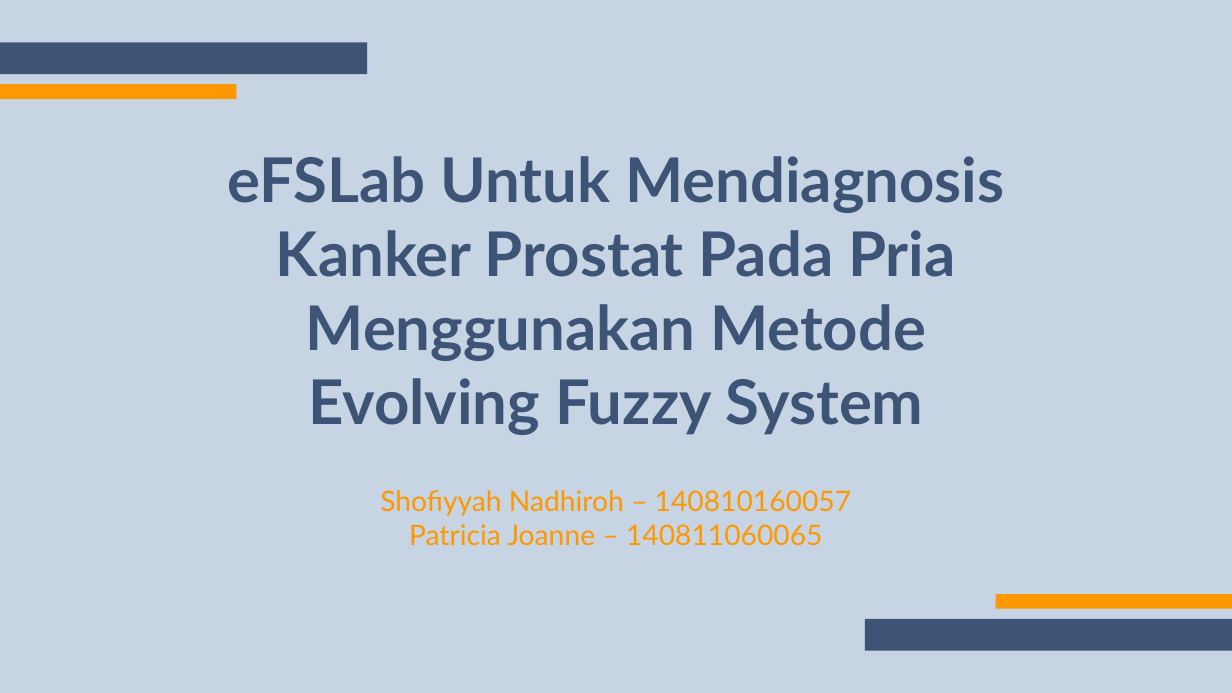
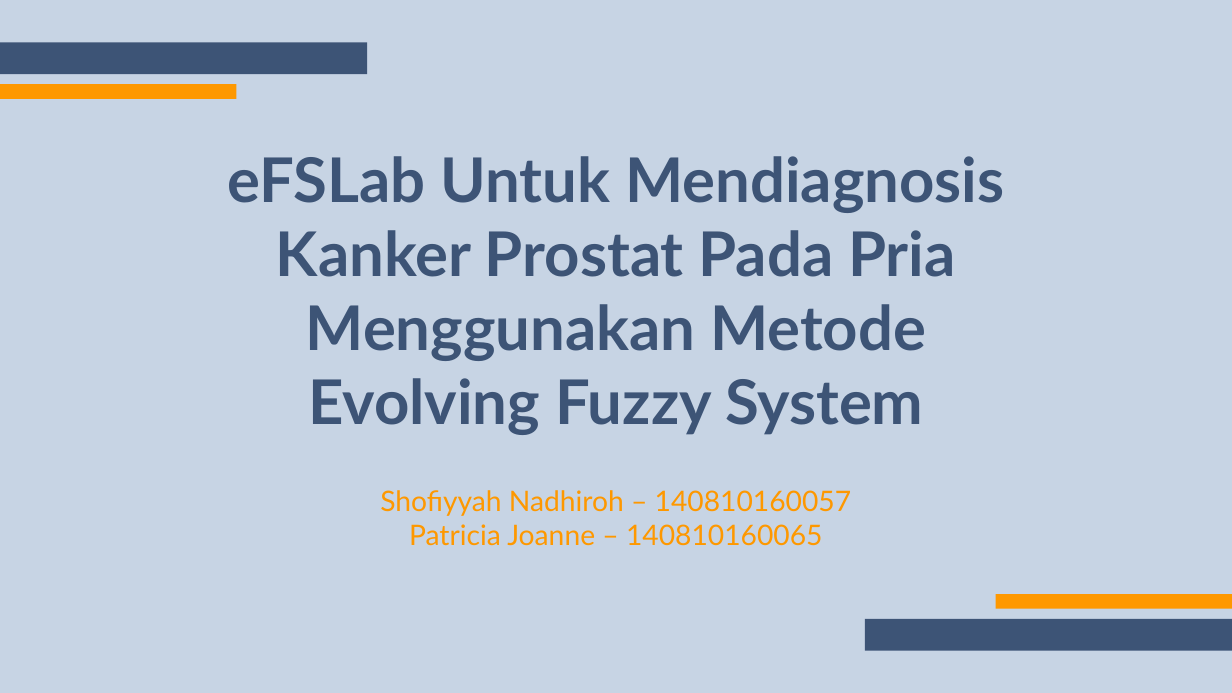
Before and after one commit to trianne24/softcom-project, a slide deck: slide 1 of Shofiyyah57_Patricia65_ProstateCancer (Final).pptx. Drawn at 1232x693 pixels with LibreOffice and Linux fonts; fonts in the diff are those of the drawing. Boxes give left, top, right and bottom in pixels: in the first picture for what was removed or moved away, otherwise in the second. Text is boxed around its words. In the diff, an @@ line names an element or a change of style, - is before the commit and + after.

```diff
--- a/Shofiyyah57_Patricia65_ProstateCancer (Final).pptx
+++ b/Shofiyyah57_Patricia65_ProstateCancer (Final).pptx
@@ text at [409, 524, 823, 546]: text changed @@
-Patricia Joanne – 140811060065
+Patricia Joanne – 140810160065
```
Also in this commit, not shown: 1 other slide changed, 4 slides added, 1 slide removed.
